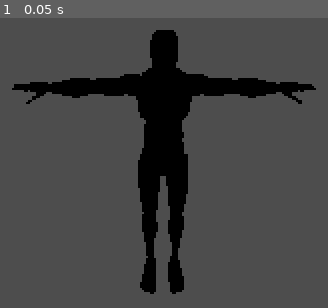
Above: before the commit, frame 1.
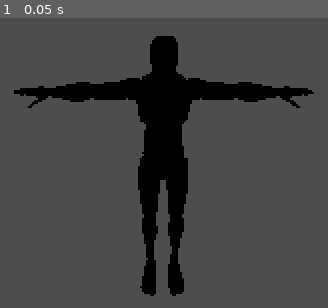
Above: after the commit, the same moment.

Repository: iriake/strata-project
Game: Godot game, scene res://scenes/player/node_3d.tscn
Two runs of this game, one before a commit and one after it. Both use one fixed random seed, a clock stepped at 60 frames per second and the inputs below.
Inputs:
- Up to frame 1 (0.05 s): no input

The runs differ from the first frame. In frame 1, 3.3% of the frame differs, in the area x 3-97%, y 4-96%.

Commit message:
feat: archivos base para cada carpeta

Diff:
--- /dev/null
+++ b/autoloads/EventBus.gd
@@ -0,0 +1,11 @@
+extends Node
+
+
+# Called when the node enters the scene tree for the first time.
+func _ready() -> void:
+	pass # Replace with function body.
+
+
+# Called every frame. 'delta' is the elapsed time since the previous frame.
+func _process(delta: float) -> void:
+	pass
--- /dev/null
+++ b/autoloads/GameManager.gd
@@ -0,0 +1,11 @@
+extends Node
+
+
+# Called when the node enters the scene tree for the first time.
+func _ready() -> void:
+	pass # Replace with function body.
+
+
+# Called every frame. 'delta' is the elapsed time since the previous frame.
+func _process(delta: float) -> void:
+	pass
--- a/project.godot
+++ b/project.godot
@@ -15,6 +15,11 @@
 config/features=PackedStringArray("4.6", "Forward Plus")
 config/icon="res://icon.svg"
 
+[autoload]
+
+EventBus="*uid://cncjwq03v4vng"
+GameManager="*uid://chukh6e6loin5"
+
 [physics]
 
 3d/physics_engine="Jolt Physics"
--- /dev/null
+++ b/scenes/dimension/DimensionManager.tscn
@@ -0,0 +1,6 @@
+[gd_scene format=3 uid="uid://foug5c67jr3j"]
+
+[ext_resource type="Script" uid="uid://wqf5v2rggnap" path="res://scripts/dimension/dimension_system.gd" id="1_usqx6"]
+
+[node name="Node3D" type="Node3D" unique_id=1500566256]
+script = ExtResource("1_usqx6")
--- /dev/null
+++ b/scenes/objects/BlockMovable.tscn
@@ -0,0 +1,11 @@
+[gd_scene format=3 uid="uid://cs5ryrtx0g511"]
+
+[ext_resource type="Script" uid="uid://ctm1eub3b3c1j" path="res://scripts/objects/block_movable.gd" id="1_ow8ba"]
+
+[sub_resource type="BoxShape3D" id="BoxShape3D_723wm"]
+
+[node name="Node3D" type="RigidBody3D" unique_id=707668681]
+script = ExtResource("1_ow8ba")
+
+[node name="CollisionShape3D" type="CollisionShape3D" parent="." unique_id=313613553]
+shape = SubResource("BoxShape3D_723wm")
--- /dev/null
+++ b/scenes/objects/Button.tscn
@@ -0,0 +1,6 @@
+[gd_scene format=3 uid="uid://dwjh884il01ci"]
+
+[ext_resource type="Script" uid="uid://d1qcg4cuwpyd8" path="res://scripts/objects/button.gd" id="1_hug48"]
+
+[node name="Node3D" type="Node3D" unique_id=1354814129]
+script = ExtResource("1_hug48")
--- a/scenes/player/node_3d.tscn
+++ b/scenes/player/node_3d.tscn
@@ -1,24 +1,17 @@
 [gd_scene format=3 uid="uid://bfop5tbjv152r"]
 
-[ext_resource type="PackedScene" uid="uid://dfssymksab1fw" path="res://scenes/player/player.tscn" id="1_a202f"]
+[ext_resource type="PackedScene" uid="uid://dfssymksab1fw" path="res://scenes/player/Player.tscn" id="1_jsqs4"]
 
 [sub_resource type="PhysicsMaterial" id="PhysicsMaterial_noarx"]
 
-[sub_resource type="BoxShape3D" id="BoxShape3D_a0tk4"]
-size = Vector3(2.9238281, 1, 2.901245)
+[node name="Node3D" type="CharacterBody3D" unique_id=1998789407]
 
-[node name="Node3D" type="Node3D" unique_id=2096319134]
-
-[node name="Player" parent="." unique_id=806152090 instance=ExtResource("1_a202f")]
+[node name="Player" parent="." unique_id=806152090 instance=ExtResource("1_jsqs4")]
 transform = Transform3D(1, 0, 0, 0, 1, 0, 0, 0, 1, -0.17772797, 0.5970473, 0.65566355)
 
 [node name="StaticBody3D" type="StaticBody3D" parent="." unique_id=677985095]
 physics_material_override = SubResource("PhysicsMaterial_noarx")
 
-[node name="CollisionShape3D" type="CollisionShape3D" parent="StaticBody3D" unique_id=1434845291]
-transform = Transform3D(1, 0, 0, 0, 1, 0, 0, 0, 1, 0.96191406, 0, 0.9247446)
-shape = SubResource("BoxShape3D_a0tk4")
-debug_color = Color(0.025514591, 0.60081005, 0.69330573, 0.41960785)
-
 [node name="Camera3D" type="Camera3D" parent="." unique_id=1430078853]
 transform = Transform3D(1, 0, 0, 0, 0.92670584, 0.3757876, 0, -0.3757876, 0.92670584, -0.2608801, 3.397015, 4.1556096)
+current = true
--- a/scenes/player/player.tscn
+++ b/scenes/player/player.tscn
@@ -2,7 +2,11 @@
 
 [ext_resource type="PackedScene" uid="uid://be46isol6hfk7" path="res://assets/player_assets/Universal Animation Library[Standard]/Unreal-Godot/UAL1_Standard.glb" id="1_4flbx"]
 
-[node name="Player" type="Node3D" unique_id=806152090]
+[sub_resource type="CapsuleShape3D" id="CapsuleShape3D_wr5hl"]
+
+[node name="Player" type="CharacterBody3D" unique_id=344500412]
 
 [node name="UAL1_Standard" parent="." unique_id=599106669 instance=ExtResource("1_4flbx")]
-transform = Transform3D(1, 0, 0, 0, 1, 0, 0, 0, 1, 0.00033673272, 0.042599916, 0.029787779)
+
+[node name="CollisionShape3D" type="CollisionShape3D" parent="." unique_id=1238858582]
+shape = SubResource("CapsuleShape3D_wr5hl")
--- /dev/null
+++ b/scenes/world/World.tscn
@@ -0,0 +1,3 @@
+[gd_scene format=3 uid="uid://dah42jei33yp4"]
+
+[node name="Node3D" type="Node3D" unique_id=419872312]
--- /dev/null
+++ b/scripts/dimension/dimension_system.gd
@@ -0,0 +1,11 @@
+extends Node3D
+
+
+# Called when the node enters the scene tree for the first time.
+func _ready() -> void:
+	pass # Replace with function body.
+
+
+# Called every frame. 'delta' is the elapsed time since the previous frame.
+func _process(delta: float) -> void:
+	pass
--- /dev/null
+++ b/scripts/dimension/dimension_transition.gd
@@ -0,0 +1,11 @@
+extends Node
+
+
+# Called when the node enters the scene tree for the first time.
+func _ready() -> void:
+	pass # Replace with function body.
+
+
+# Called every frame. 'delta' is the elapsed time since the previous frame.
+func _process(delta: float) -> void:
+	pass
--- /dev/null
+++ b/scripts/objects/block_movable.gd
@@ -0,0 +1,11 @@
+extends RigidBody3D
+
+
+# Called when the node enters the scene tree for the first time.
+func _ready() -> void:
+	pass # Replace with function body.
+
+
+# Called every frame. 'delta' is the elapsed time since the previous frame.
+func _process(delta: float) -> void:
+	pass
--- /dev/null
+++ b/scripts/objects/button.gd
@@ -0,0 +1,11 @@
+extends Node3D
+
+
+# Called when the node enters the scene tree for the first time.
+func _ready() -> void:
+	pass # Replace with function body.
+
+
+# Called every frame. 'delta' is the elapsed time since the previous frame.
+func _process(delta: float) -> void:
+	pass
--- /dev/null
+++ b/scripts/player/player_movement.gd
@@ -0,0 +1,11 @@
+extends Node
+
+
+# Called when the node enters the scene tree for the first time.
+func _ready() -> void:
+	pass # Replace with function body.
+
+
+# Called every frame. 'delta' is the elapsed time since the previous frame.
+func _process(delta: float) -> void:
+	pass
Not shown, added: autoloads/EventBus.gd.uid
Not shown, added: autoloads/GameManager.gd.uid
Not shown, added: scripts/dimension/dimension_system.gd.uid
Not shown, added: scripts/dimension/dimension_transition.gd.uid
Not shown, added: scripts/objects/block_movable.gd.uid
Not shown, added: scripts/objects/button.gd.uid
Not shown, added: scripts/player/player_movement.gd.uid
